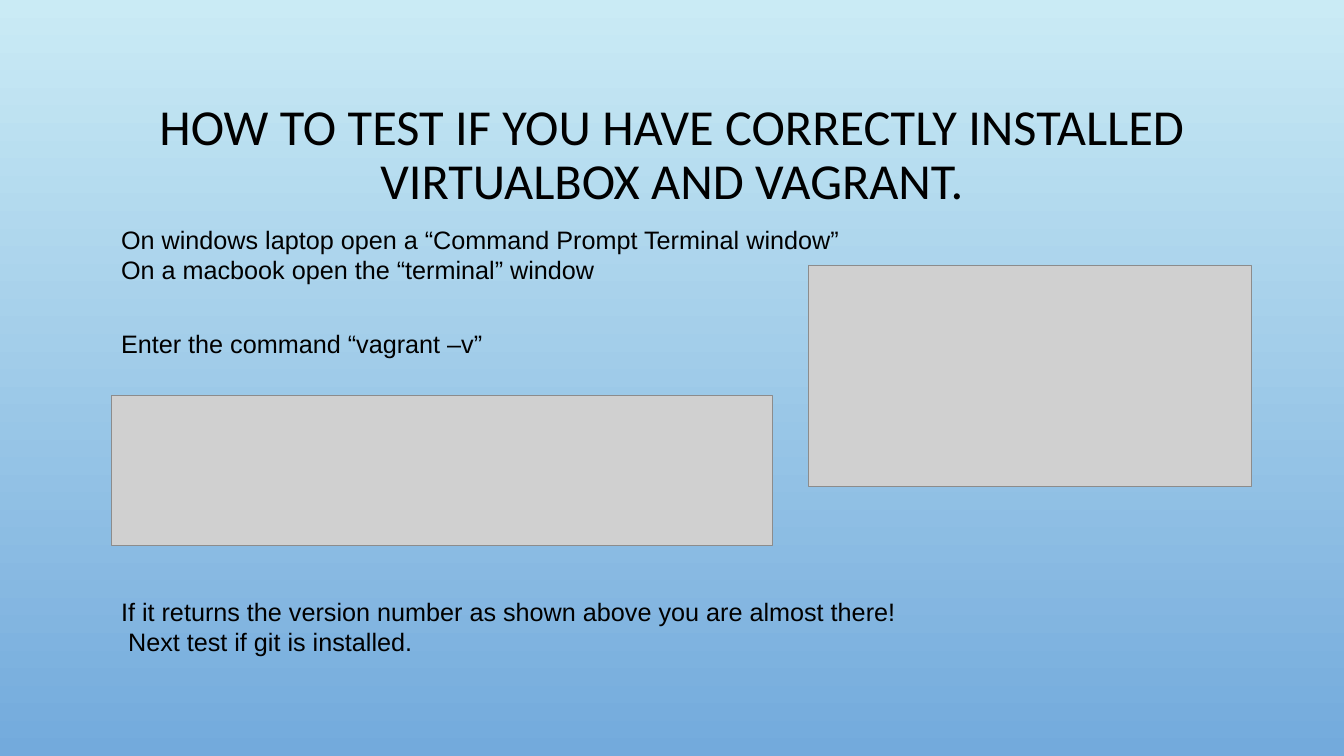
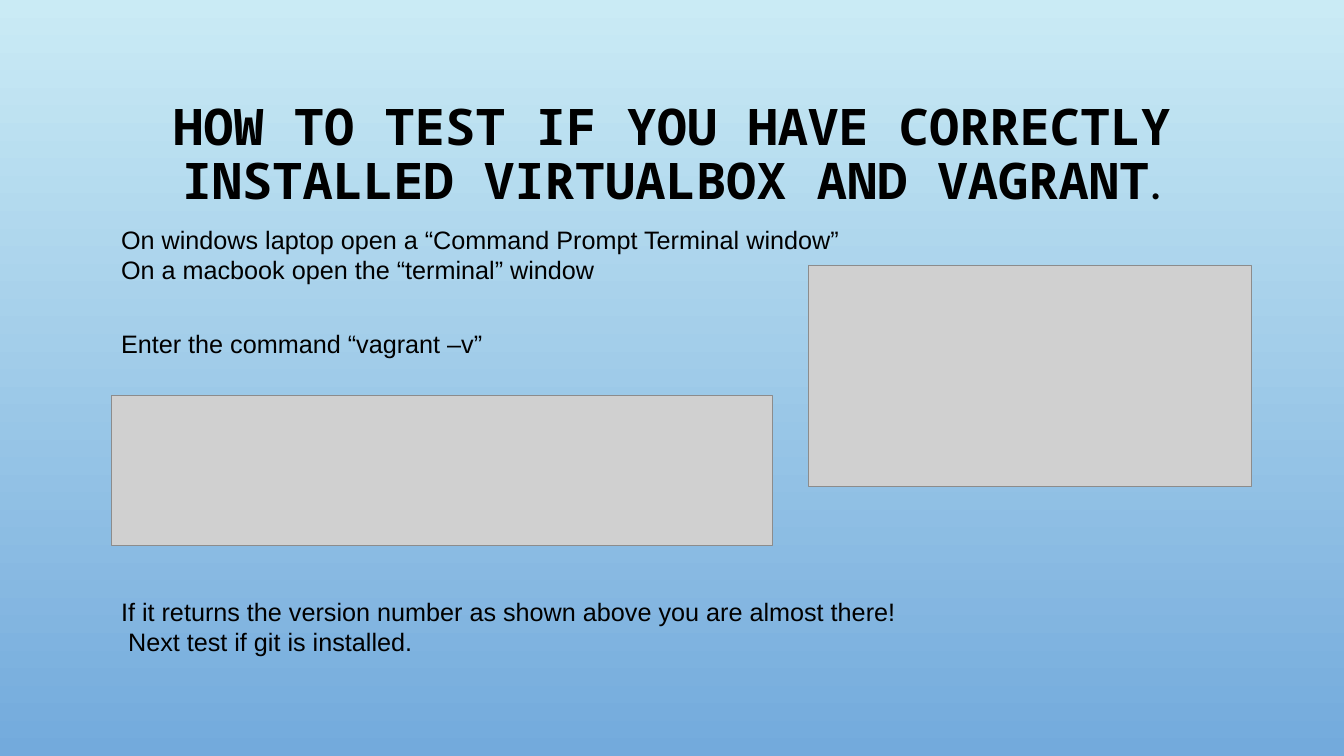
Before and after one commit to adrianopolpo/stat1400, a slide deck: slide 3 of VM_instructions.pptx. Drawn at 1344x756 pixels with LibreOffice and Linux fonts; fonts in the diff are those of the drawing; grey boxes stand for pictures; background and template pictures are left out. Boxes give left, top, right and bottom in pixels: in the first picture for what was removed or moved away, otherwise in the second. Text is boxed around its words. In the diff, an @@ line names an element or a change of style, - is before the commit and + after.

```diff
--- a/VM_instructions.pptx
+++ b/VM_instructions.pptx
@@ title "HOW TO TEST IF YOU ..." at bbox=[173, 108, 1171, 200]: font Calibri to Noto Sans Mono, bold on @@
```
Also in this commit, not shown: 12 other slides changed, 4 slides added.
